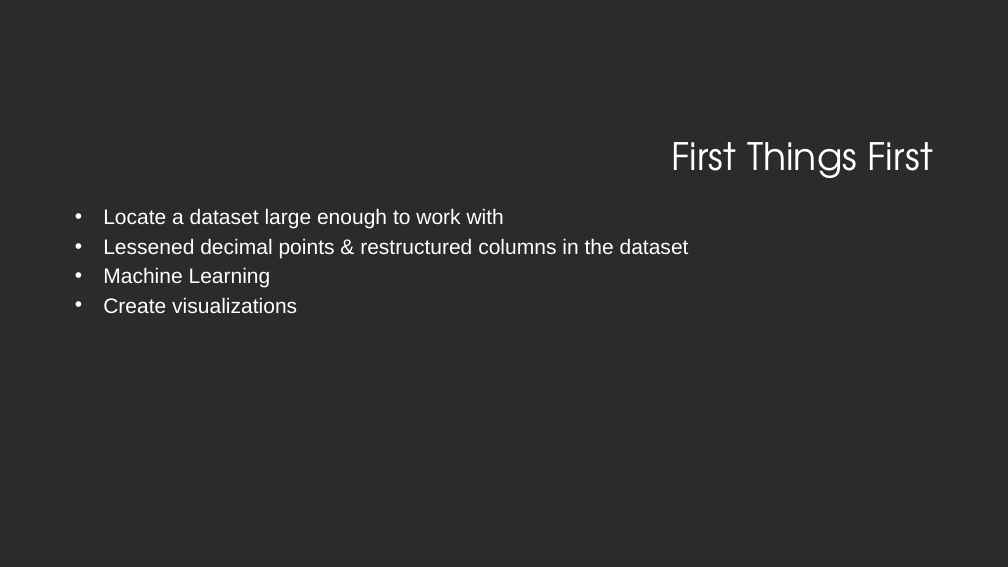
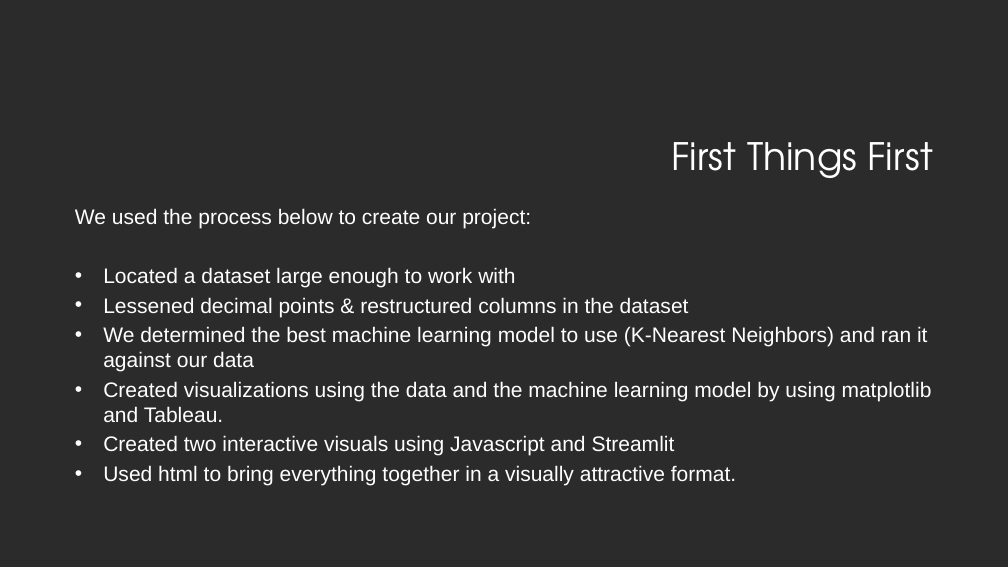
Before and after one commit to bea03013/GrapeExpectations, a slide deck: slide 3 of What Distinguishes a Good Wine.pptx (slide 2 before the commit). Drawn at 1008x567 pixels with LibreOffice and Linux fonts; fonts in the diff are those of the drawing; background and template pictures are left out; a plain dark background stands for a picture behind light text. Boxes give left, top, right and bottom in pixels: in the first picture for what was removed or moved away, otherwise in the second. Text is boxed around its words. In the diff, an @@ line names an element or a change of style, - is before the commit and + after.

Commit message:
Adding powerpoint

```diff
--- a/What Distinguishes a Good Wine.pptx
+++ b/What Distinguishes a Good Wine.pptx
@@ text at [75,208,531,288]: text changed @@
-• Locate a dataset large enough to work with
+We used the process below to create our project:
+• Located a dataset large enough to work with
@@ text at [103,326,932,485]: text changed @@
-• Machine Learning
-• Create visualizations
+• We determined the best machine learning model to use (K-Nearest Neighbors) and ran it against our data
+• Created visualizations using the data and the machine learning model by using matplotlib and Tableau.
+• Created two interactive visuals using Javascript and Streamlit
+• Used html to bring everything together in a visually attractive format.
```
Also in this commit, not shown: 4 slides added, 1 slide removed.
